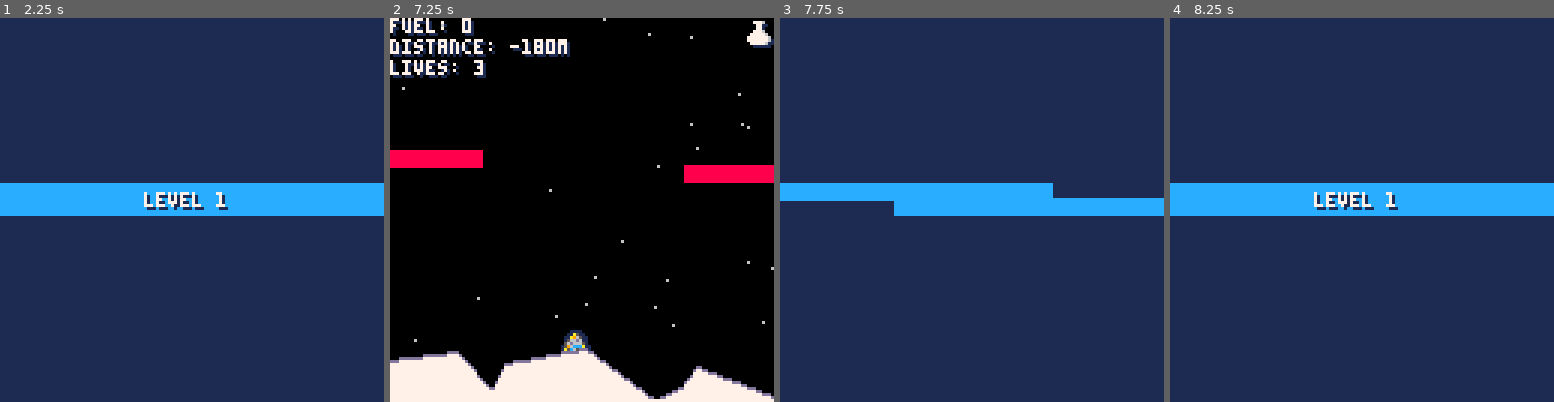
Above: before the commit, frames 1-4 (left to right).
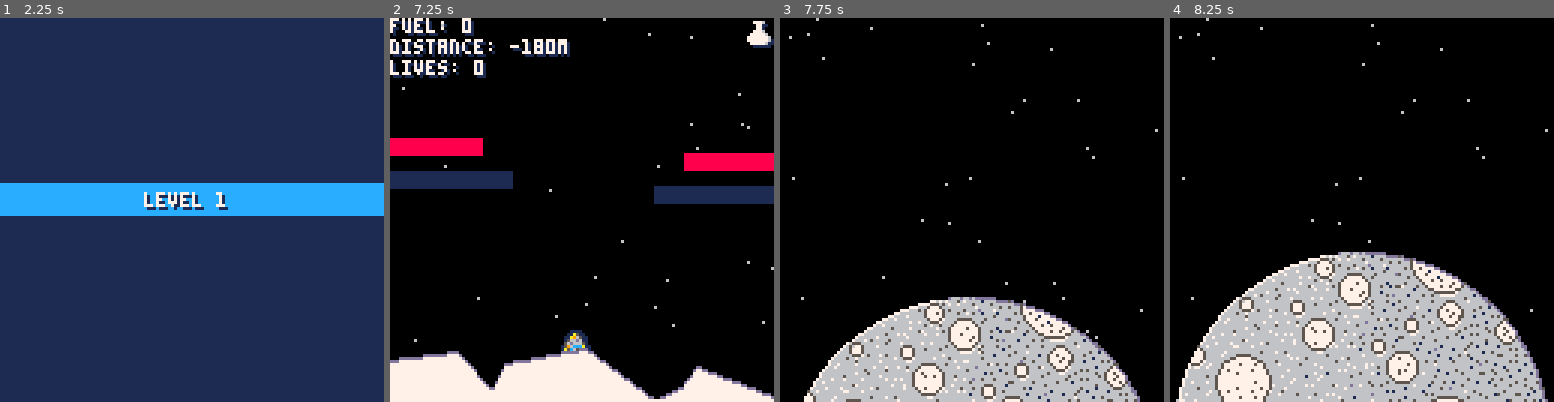
Above: after the commit, the same moments.

Repository: lewsid/moon-missions
Game: PICO-8 cartridge munlander.p8
The game is run twice, just before and just after one commit, with the same random seed, the same clock (stepped at 60 frames per second) and the same inputs.
Inputs:
- Up to frame 1 (2.25 s): tap X (X key) at 0.33, 1.07, 1.85 s; hold Right 1.6-2.1 s; hold Up from 2.15 s (still down)
- Up to frame 2 (7.25 s): release Up at 2.42 s; hold Right 2.47-3.03 s; tap X (X key) every 1.12 s from 2.97 to 6.32 s; hold Left 3.08-3.58 s; hold Right 4.02-4.68 s; hold Up 4.73-5.03 s; hold Left 5.08-5.68 s; hold Right 6.08-6.58 s; hold Right 6.63-7.13 s; hold Up from 7.18 s (still down)
- Up to frame 3 (7.75 s): tap X (X key) at 7.43 s; release Up at 7.45 s; hold Right from 7.5 s (still down)
- Up to frame 4 (8.25 s): release Right at 8.07 s; hold Left from 8.12 s (still down)

Frame 1 is identical in both runs. In frame 2, 6.0% of the frame differs, in the area x 0-100%, y 11-49%; in frame 3, 100%, in the area x 0-100%, y 0-100%; in frame 4, 100%.

Commit message:
improved game-over handling

Diff:
--- a/munlander.p8
+++ b/munlander.p8
@@ -39,7 +39,7 @@
 
 	if(config.game_state=="gameintro") then
 		init_stars()
-		if(btn(❎)) then
+		if(btnp(❎)) then
 			init_level(false)
 			reset_banner()
 		end
@@ -63,6 +63,11 @@
 		end
 	elseif(config.game_state=="game-over") then
 	 if(btn(❎)) then
+	  --reset the moon position
+	 	intro.moon_y=100
+	 	camera()
+	 	cam.x=0
+	 	--reset the game
 	  init_config()
 	 end
 	end
@@ -86,7 +91,7 @@
 	 max_x=5000,
 	 score=0,
 	 total_score=0,
-	 lives=3
+	 lives=0
  }
 end
 
@@ -460,9 +465,8 @@
 	--stars forever
 	foreach(stars, draw_star)
 
-	if(config.game_state!="gameintro"
-	 and config.game_state!="game-over") then
-		draw_ship()
+	if(config.game_state!="gameintro") then
+	 draw_ship()
 		draw_pad()
 		draw_ground()
 		draw_pickups()
@@ -480,18 +484,14 @@
 			config.game_state="started"
 		end
 	elseif(config.game_state=="started") then
-		draw_game()
+		draw_interface()
 	elseif(config.game_state=="over-good"
 		or config.game_state=="over-bad") then
-		draw_game()
-		draw_end()
+		draw_interface()
+		draw_level_end()
 	elseif(config.game_state=="game-over") then
-		draw_banner(banner.bad,
-			"game over",45,-10,true)
-		draw_banner(banner.subhead,
-			"score: "..config.score,41,1,true)
-	 draw_banner(banner.start,
-			"press ❎ to reset",31,20,true)
+		draw_interface()
+		draw_game_over()
 	end
 end
 
@@ -514,8 +514,8 @@
 	end
 end
 
---draw in-progress game stuff
-function draw_game()
+--draw game interface
+function draw_interface()
 	--status
 	print("fuel: "..ship.fuel,
 		cam.x+1,1,1)
@@ -545,7 +545,7 @@
 end
 
 --draw end level state
-function draw_end()
+function draw_level_end()
 	if(config.game_state=="over-good") then
 		calc_score()
 
@@ -718,6 +718,15 @@
  			53+offset_y,7)
 	end
 end
+
+function draw_game_over()
+ draw_banner(banner.bad,
+		"game over",45,-10,true)
+	draw_banner(banner.subhead,
+		"score: "..config.score,41,1,true)
+	draw_banner(banner.start,
+		"press ❎ to reset",31,16,true)
+end
 -->8
 --helpers
 
@@ -759,7 +768,7 @@
 -->8
 --todos
 
---[  ] fix game-over reset
+--[❎] fix game-over reset
 --     force moon animation to
 --     complete
 
